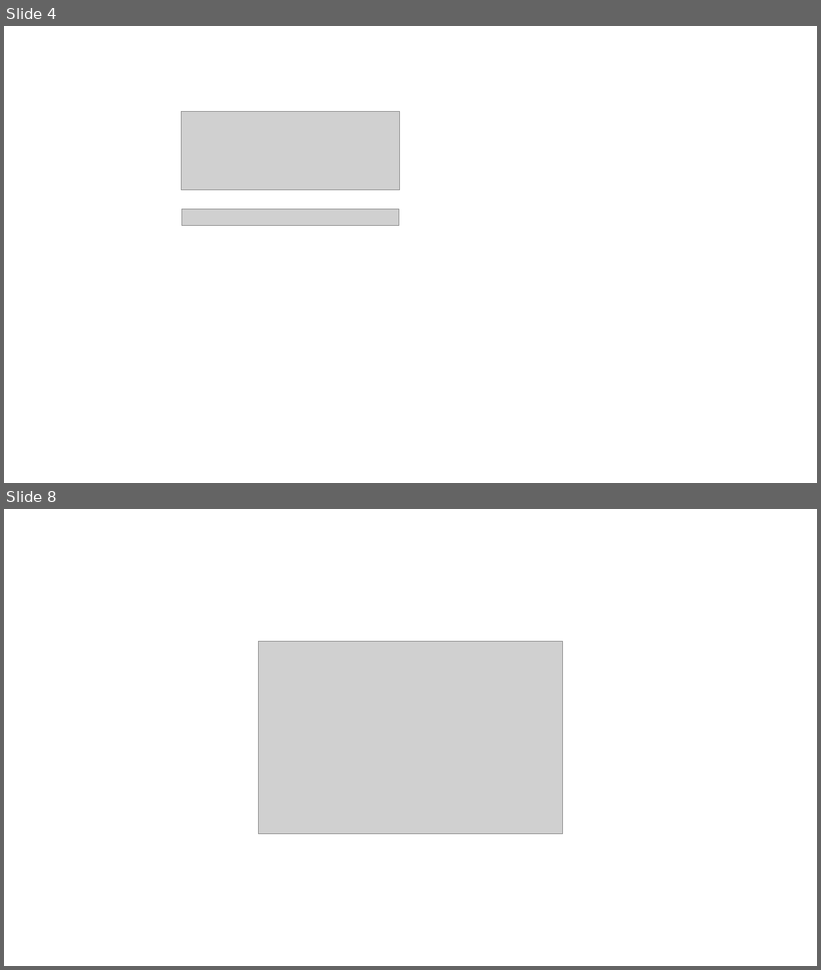
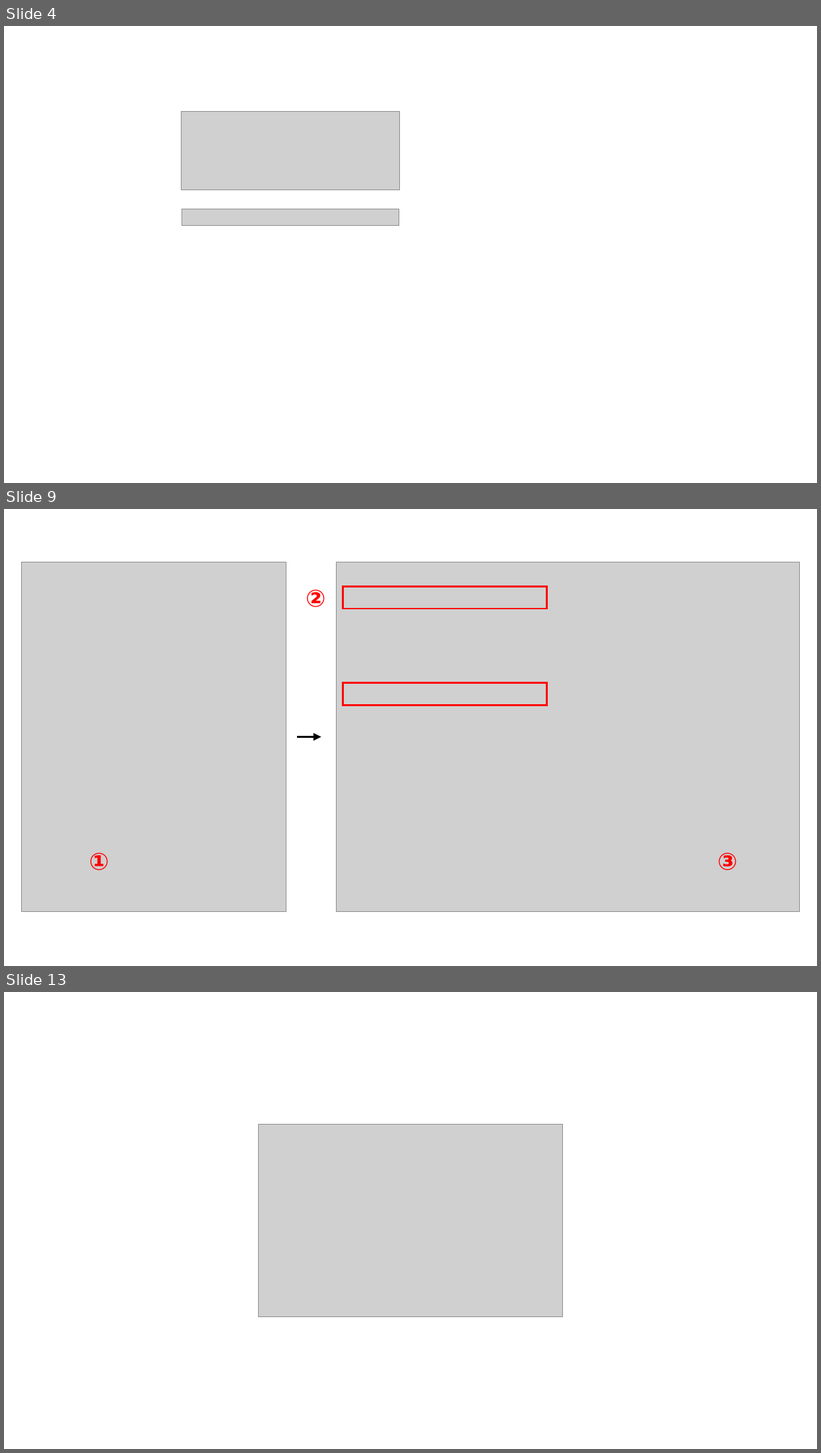
Before and after one commit to keun-hong/keun-hong.github.io, a slide deck: images/00_post_prep/ppt_230907.pptx. Shown one above the other, each under a label of ours: slides 4 and 8 before the commit, slides 4, 9 and 13 after it; the slides between them are not shown. The pictures are 821x970 and 821x1453 pixels, drawn with LibreOffice and Linux fonts; fonts in the diff are those of the drawing; grey boxes stand for pictures. Boxes give left, top, right and bottom in pixels: in the first picture for what was removed or moved away, otherwise in the second. Text is boxed around its words. In the diff, an @@ line names an element or a change of style, - is before the commit and + after.

```diff
--- a/images/00_post_prep/ppt_230907.pptx
+++ b/images/00_post_prep/ppt_230907.pptx
@@ slide 9 added at (4,509,817,966), background #FFFFFF @@
@@ picture added at (22,562,286,912) @@
@@ picture added at (336,562,799,912) @@
@@ rectangle added at (343,586,547,609), outline #FF0000 2.25 pt @@
@@ text added at (306,590,325,607), 28 pt, text #FF0000, bold @@
+②
@@ rectangle added at (343,683,547,706), outline #FF0000 2.25 pt @@
@@ arrow added from (297, 737) to (321, 737), #000000 3 pt @@
@@ text added at (89,853,109,871), 28 pt, text #FF0000, bold @@
+①
@@ text added at (717,853,737,871), 28 pt, text #FF0000, bold @@
+③
@@ what was slide 8 is now slide 13 @@
```
Also in this commit, not shown: 1 slide changed, 6 other slides added, 2 slides removed, 16 other files.
